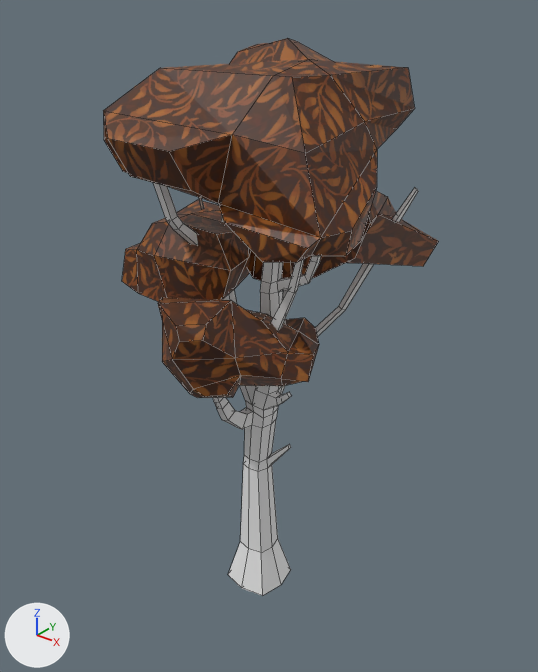
Before and after pictures for a commit that changed the Blender file LowPoly_Asset_Blend/D_Tree_small.blend.
The view is the same before and after, from a camera (50 mm lens) standing at (29.4, -35.5, 42.8) and looking at (0.1, 1.1, 20.1). Lighting does not change. The marker at lower left points along +X, +Y and +Z. Mesh edges are drawn as thin lines.
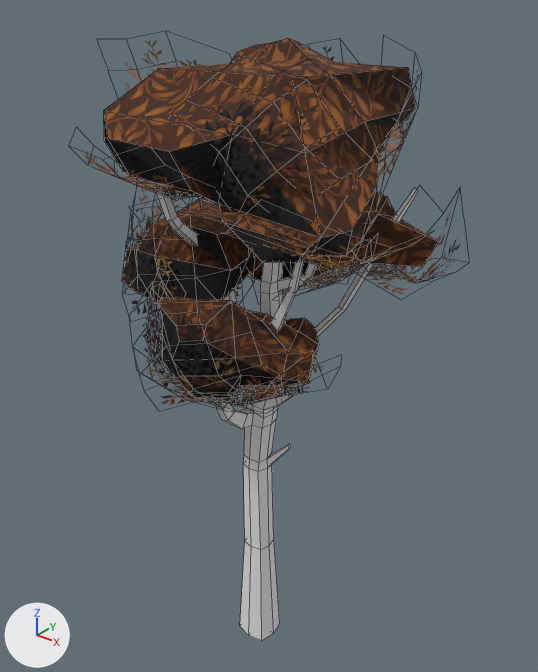
The newer file is also rescaled (x0.319), turned or shifted as a whole; pictures and numbers use the older file's frame.

The change, as JSON lines over the scene's bpy script:
```json
{"op": "add", "block": "img_gold_leaf_normal_whole_2048_png", "code": ["img_gold_leaf_normal_whole_2048_png = load_image('gold-leaf-Normal-whole-2048.png', '../Textures/Gold-textures/gold-leaf-Normal-whole-2048.png', 2048, 2048, 'sRGB')"]}
{"op": "add", "block": "img_gold_leaf_normal_trans_2048_png", "code": ["img_gold_leaf_normal_trans_2048_png = load_image('gold-leaf-normal-trans-2048.png', '../Textures/Gold-textures/gold-leaf-normal-trans-2048.png', 2048, 2048, 'sRGB')"]}
{"op": "add", "block": "img_gold_leaf_trans_2048_png", "code": ["img_gold_leaf_trans_2048_png = load_image('gold-leaf-trans-2048.png', '../Textures/Gold-textures/gold-leaf-trans-2048.png', 2048, 2048, 'sRGB')"]}
{"block": "mat_gold_leaf", "where": "n0 = _N.new('ShaderNodeBsdfPrincipled'); n0.name = 'Principled BSDF'"}
{"op": "add", "block": "mat_gold_leaf", "code": "n0.inputs[2].default_value = 1.0  # 'Roughness'"}
{"op": "add", "block": "mat_gold_leaf", "code": "n3 = _N.new('ShaderNodeTexImage'); n3.name = 'Image Texture.001'"}
{"op": "add", "block": "mat_gold_leaf", "code": "n3.image = img_gold_leaf_normal_whole_2048_png"}
{"op": "add", "block": "mat_gold_leaf", "code": "_L.new(n3.outputs[0], n0.inputs[5])  # 'Color' to 'Normal'"}
{"op": "add", "block": "mat_gold_trans", "code": ["mat_gold_trans = bpy.data.materials.new('Gold-Trans')", "# uses the picture img_gold_leaf_normal_trans_2048_png", "# uses the picture img_gold_leaf_trans_2048_png"]}
{"block": "me_cube_001", "where": "# used by ob_cube; location = (0.0, 0.0, 0.0); scale = (0.724, 0.724, 0.724)"}
{"op": "remove", "block": "me_cube_001", "code": "me_cube_001.from_pydata(...)  # 512 vertices, 502 faces; spans x -13.7..12.9, y -13.4..13.1, z -1.0..54.7"}
{"op": "add", "block": "me_cube_001", "code": "me_cube_001.from_pydata(...)  # 512 vertices, 502 faces; spans x -13.7..12.9, y -13.4..13.1, z -9.0..54.7"}
{"block": "me_cube_001", "change": "me_cube_001 part 1: 17 of 512 vertices moved; they spanned x -3.1..3.1, y -3.1..3.1, z -1.0..3.6 and now span x -2.0..2.0, y -2.0..2.0, z -9.0..3.6; mean shift (0.0, 0.0, -4.3); largest move (2.5, 2.5, -1.0) -> (1.7, 1.7, -9.0)"}
{"block": "me_cube_001", "change": "me_cube_001 part 2: texture (UV) coordinates of 128 of 502 faces, centred in x -12.8..11.3, y -11.8..12.5, z 24.5..54.0, changed; they spanned u 0.05..0.89, v 0.05..0.98 and now span u 0.03..0.91, v 0.05..0.98"}
{"op": "add", "block": "me_plane_018", "code": ["me_plane_018 = bpy.data.meshes.new('Plane.018')", "me_plane_018.from_pydata(...)  # 340 vertices, 204 faces; spans x -3.52..4.59, y 0.45..8.24, z 6.77..14.05", "me_plane_018.materials.append(mat_gold_trans)"]}
{"op": "add", "block": "ob_plane", "code": ["ob_plane = bpy.data.objects.new('Plane', me_plane_018)", "ob_plane.location = (0.01, -13.43, -4.23)", "ob_plane.scale = (3.14, 3.14, 3.14)"]}
```

Location of each change, [x1, y1, x2, y2] in pixels of the pictures (538 x 672 px; the box of a moved part takes in the faces that stretch with it):
```json
{"object": "Cube", "change": "surface changed, reshaped", "before": [103, 38, 439, 596], "after": [103, 38, 439, 641], "on screen": "8% taller"}
{"object": "Plane", "change": "added", "after": [84, 39, 460, 409]}
{"part": 1, "of": "me_cube_001", "change": "moved or reshaped", "before": [228, 464, 291, 596], "after": [240, 464, 280, 641]}
{"part": 2, "of": "me_cube_001", "change": "surface changed", "before": [103, 38, 439, 398], "after": [103, 38, 439, 398]}
```
